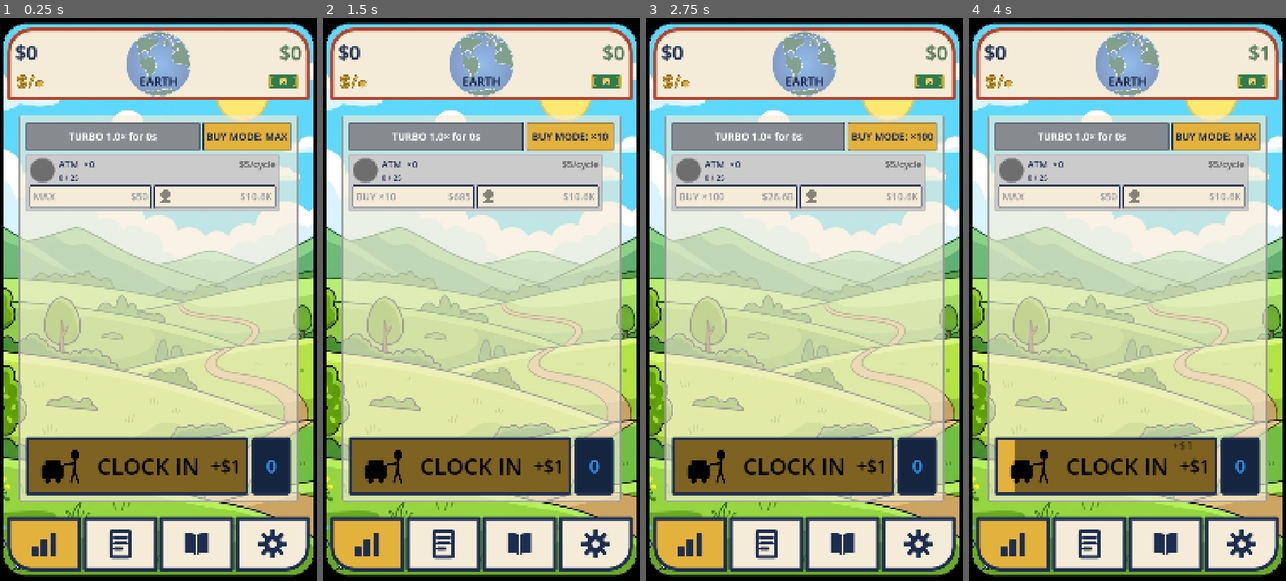
Above: before the commit, frames 1-4 (left to right).
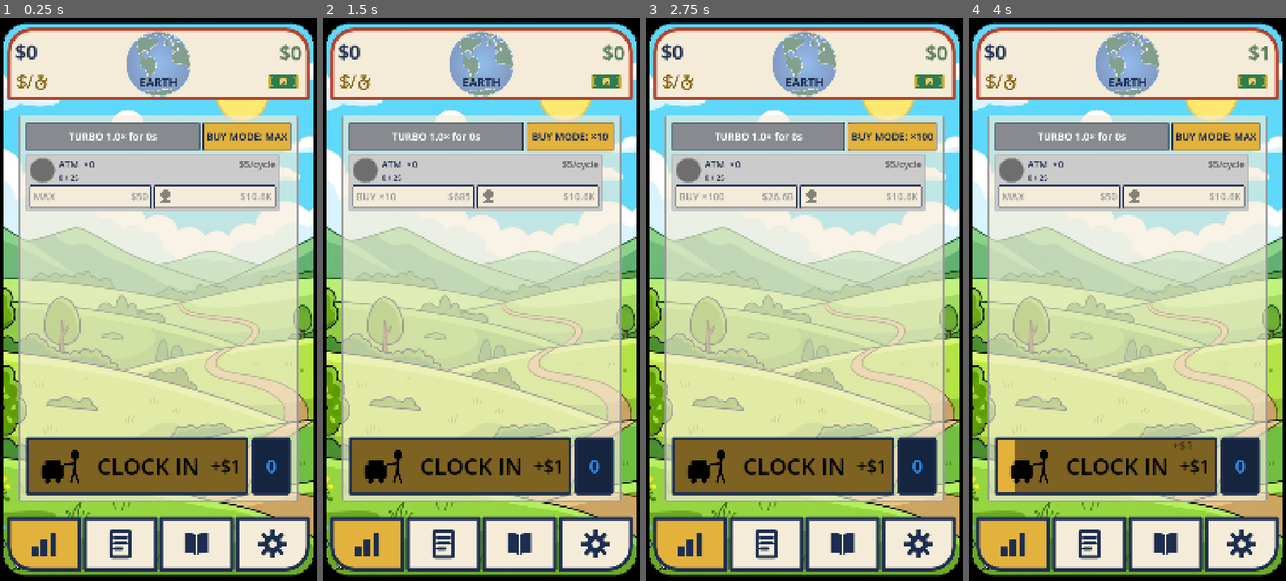
Above: after the commit, the same moments.

Repository: TimGoergen/american-tycoon
Game: Godot game, scene res://Main.tscn
Two runs of this game, one before a commit and one after it. Both use one fixed random seed, a clock stepped at 60 frames per second and the inputs below.
Inputs (mouse positions are in pixels of both pictures, inside the frame that each line leads up to):
- Up to frame 1 (0.25 s): no input
- Up to frame 2 (1.5 s): click "BUY MODE: MAX" at 0.5 s; click "BUY MODE: ×1" at 1.25 s
- Up to frame 3 (2.75 s): click "BUY MODE: ×10" at 2 s
- Up to frame 4 (4 s): click "BUY MODE: ×100" at 2.75 s; click (1105, 468) at 3.5 s

The runs differ from the first frame. In frame 1, 0.3% of the frame differs, in the area x 4-56%, y 4-13%; in frame 2, 0.3%; in frame 3, 0.3%; in frame 4, 0.3%.

Commit message:
UI: income symbol is now a single dark-gold "$ / stopwatch"
The two-tone outlined "$/s" read poorly (Tim). Redrawn as a single dark-gold symbol with
NO outline, and the "s" replaced by a stopwatch so "per second" is unmistakable: a round
face with a top plunger button, a side start/stop button, and a hand. Enlarged the icon box
(105×54 -> 113×60) so the stopwatch is legible. Verified by a headless income-panel crop.

Co-Authored-By: Claude Opus 4.8 <noreply@anthropic.com>
Claude-Session: https://claude.ai/code/session_01YGt1uUMG6RvKpKkyyiDnAD

Diff:
--- a/game/art/icons/income_per_sec.svg
+++ b/game/art/icons/income_per_sec.svg
@@ -1,23 +1,19 @@
 <svg xmlns="http://www.w3.org/2000/svg" width="120" height="64" viewBox="0 0 120 64">
-  <!-- Income-per-second symbol: a gold "$/s" ("dollars per second"). Drawn as vector strokes,
-       not <text>, because Godot's SVG rasterizer embeds no fonts (see dollar_bill.svg). Each
-       glyph is stroked twice: a DARK-GOLD underlay for an all-gold outline that still reads on
-       the cream panel (Tim, 2026-06-28), then the bright gold on top. The "s" is deliberately
-       narrower than the "$" so it reads as a small unit suffix, not a second large glyph. -->
-  <g fill="none" stroke-linecap="round" stroke-linejoin="round">
-    <!-- Dark-gold underlay (the outline) -->
-    <g stroke="#8A6A1C" stroke-width="12">
-      <line x1="28" y1="8" x2="28" y2="56"/>
-      <path d="M 42 17 C 42 9 14 9 14 22 C 14 32 42 32 42 42 C 42 55 14 55 14 47"/>
-      <line x1="74" y1="12" x2="58" y2="52"/>
-      <path d="M 108 36 C 108 31 90 31 90 36 C 90 41 108 41 108 45 C 108 50 90 50 90 45"/>
-    </g>
-    <!-- Bright gold on top -->
-    <g stroke="#E3B23C" stroke-width="6">
-      <line x1="28" y1="8" x2="28" y2="56"/>
-      <path d="M 42 17 C 42 9 14 9 14 22 C 14 32 42 32 42 42 C 42 55 14 55 14 47"/>
-      <line x1="74" y1="12" x2="58" y2="52"/>
-      <path d="M 108 36 C 108 31 90 31 90 36 C 90 41 108 41 108 45 C 108 50 90 50 90 45"/>
-    </g>
+  <!-- Income-per-second symbol (Tim, 2026-06-28): "$ / stopwatch" = dollars per second. A single
+       dark gold, NO outline (the earlier two-tone "$/s" read poorly). The "s" is replaced by a
+       stopwatch so "per second" is unmistakable. Drawn as strokes (the SVG importer embeds no
+       fonts; see dollar_bill.svg). -->
+  <g fill="none" stroke="#8A6A1C" stroke-width="7" stroke-linecap="round" stroke-linejoin="round">
+    <!-- $ -->
+    <line x1="24" y1="9" x2="24" y2="55"/>
+    <path d="M 38 18 C 38 10 11 10 11 23 C 11 32 38 32 38 41 C 38 54 11 54 11 46"/>
+    <!-- / -->
+    <line x1="62" y1="12" x2="48" y2="52"/>
+    <!-- stopwatch: face, top plunger (stem + button cap), a side start/stop button, and a hand -->
+    <circle cx="94" cy="42" r="17"/>
+    <line x1="94" y1="13" x2="94" y2="25"/>
+    <line x1="85" y1="13" x2="103" y2="13"/>
+    <line x1="109" y1="29" x2="114" y2="24"/>
+    <line x1="94" y1="42" x2="102" y2="34"/>
   </g>
 </svg>
--- a/game/scripts/ui/HeroStat.gd
+++ b/game/scripts/ui/HeroStat.gd
@@ -46,11 +46,11 @@
 const CASH_BILL_SIZE := Vector2(100, 50)
 const CASH_BILL_EDGE_PAD := 14
 
-# The gold "$/s" income-per-second symbol shown beneath the income number, left-aligned
-# (replaced the old "INCOME" word, Tim 2026-06-28). Box matches the SVG's 120×64 (~1.875:1)
-# aspect so the glyphs sit flush-left in the box with no extra padding.
+# The dark-gold "$ / stopwatch" income-per-second symbol shown beneath the income number,
+# left-aligned (replaced the old "INCOME" word, Tim 2026-06-28). Box matches the SVG's 124×64
+# (~1.94:1) aspect so the glyphs sit flush-left in the box with no extra padding.
 const INCOME_ICON_PATH := "res://art/icons/income_per_sec.svg"
-const INCOME_ICON_SIZE := Vector2(101, 54)
+const INCOME_ICON_SIZE := Vector2(113, 60)
 
 ## Gap kept between a pinned label and the panel edge it hugs.
 const EDGE_MARGIN := 14
